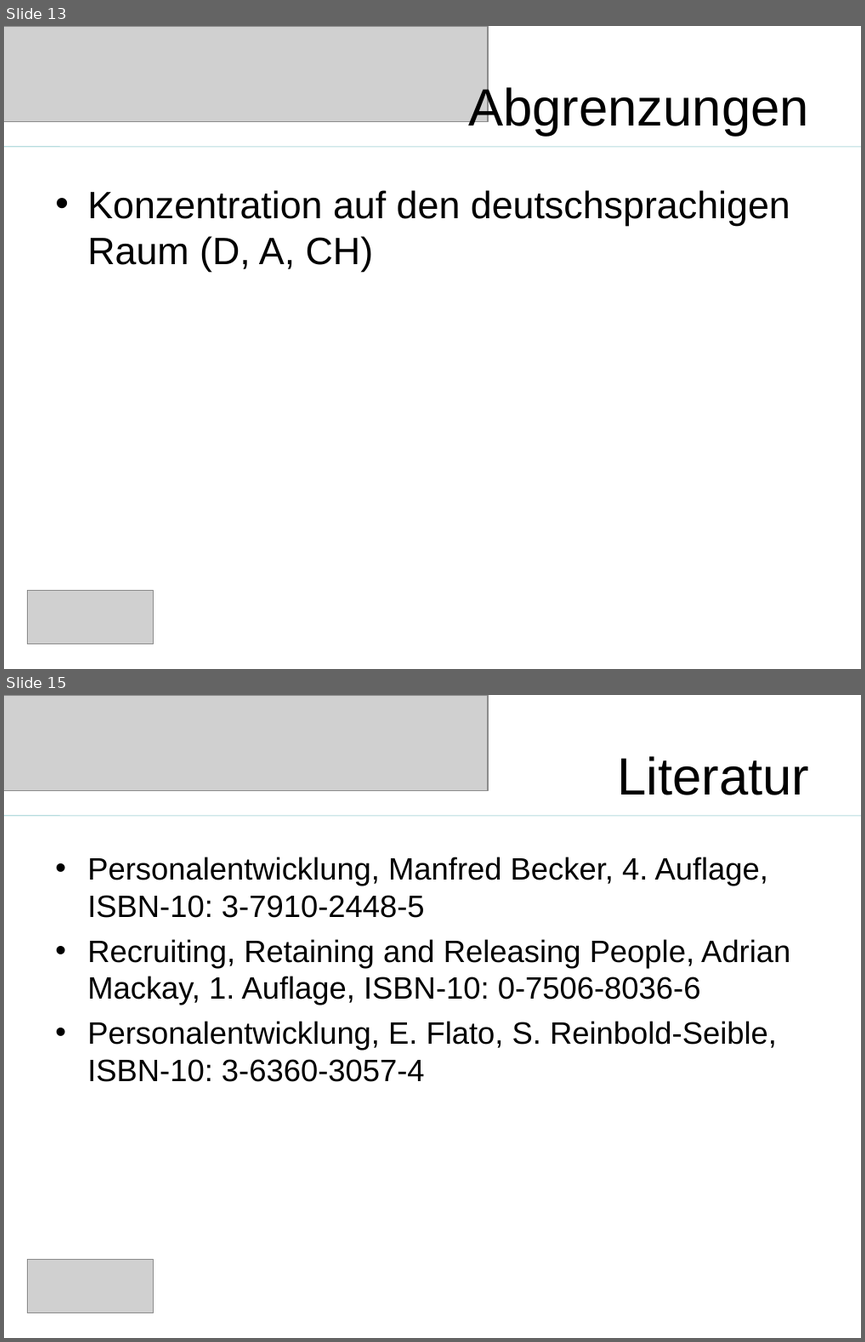
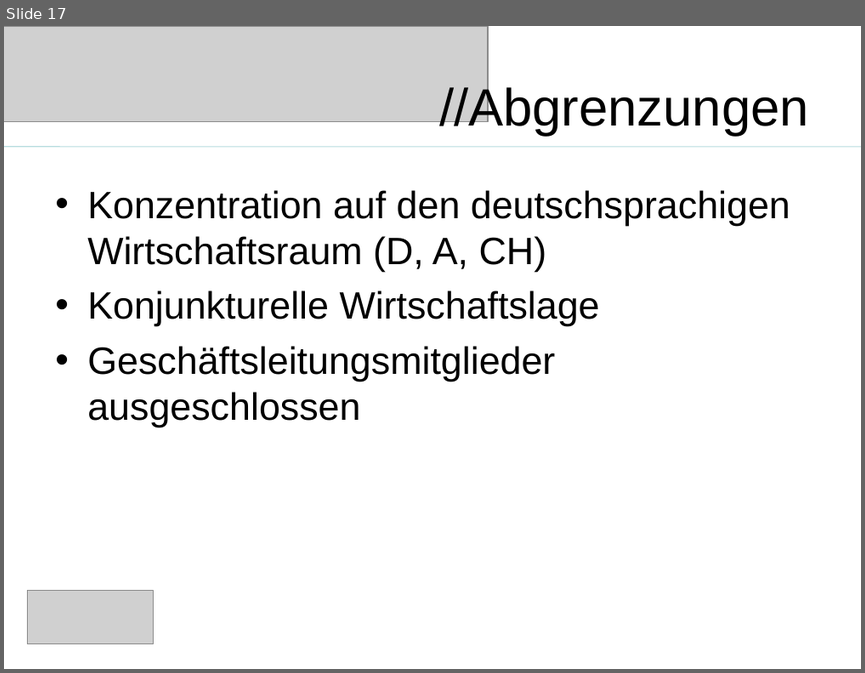
Before and after one commit to saw303/masterstudy, a slide deck: disposition/Präsentation.ppt. Shown one above the other, each under a label of ours: slides 13 and 15 before the commit, slide 17 after it; the slides between them are not shown. The pictures are 865x1342 and 865x673 pixels, drawn with LibreOffice and Linux fonts; fonts in the diff are those of the drawing; grey boxes stand for pictures. Boxes give left, top, right and bottom in pixels: in the first picture for what was removed or moved away, otherwise in the second. Text is boxed around its words. In the diff, an @@ line names an element or a change of style, - is before the commit and + after.

```diff
--- a/disposition/Präsentation.ppt
+++ b/disposition/Präsentation.ppt
@@ slide 15 removed at (4,695,861,1338), background #FFFFFF @@
@@ picture removed at (4,695,488,790) @@
@@ title removed at (617,756,809,795) @@
-Literatur
@@ line removed from (4, 816) to (861, 816) @@
@@ text removed at (87,857,790,1082) @@
-• Personalentwicklung, Manfred Becker, 4. Auflage, ISBN-10: 3-7910-2448-5
-• Recruiting, Retaining and Releasing People, Adrian Mackay, 1. Auflage, ISBN-10: 0-7506-8036-6
-• Personalentwicklung, E. Flato, S. Reinbold-Seible, ISBN-10: 3-6360-3057-4
@@ picture removed at (27,1259,153,1313) @@
@@ what was slide 13 is now slide 17 @@
@@ slide 17 changed as well @@
@@ title at (439,84,809,136): text changed @@
-Abgrenzungen
+//Abgrenzungen
@@ text at (87,190,790,427): text changed @@
-• Konzentration auf den deutschsprachigen Raum (D, A, CH)
+• Konzentration auf den deutschsprachigen Wirtschaftsraum (D, A, CH)
+• Konjunkturelle Wirtschaftslage
+• Geschäftsleitungsmitglieder ausgeschlossen
```
Also in this commit, not shown: 9 other slides changed, 8 slides added, 4 other slides removed, 1 other file.
